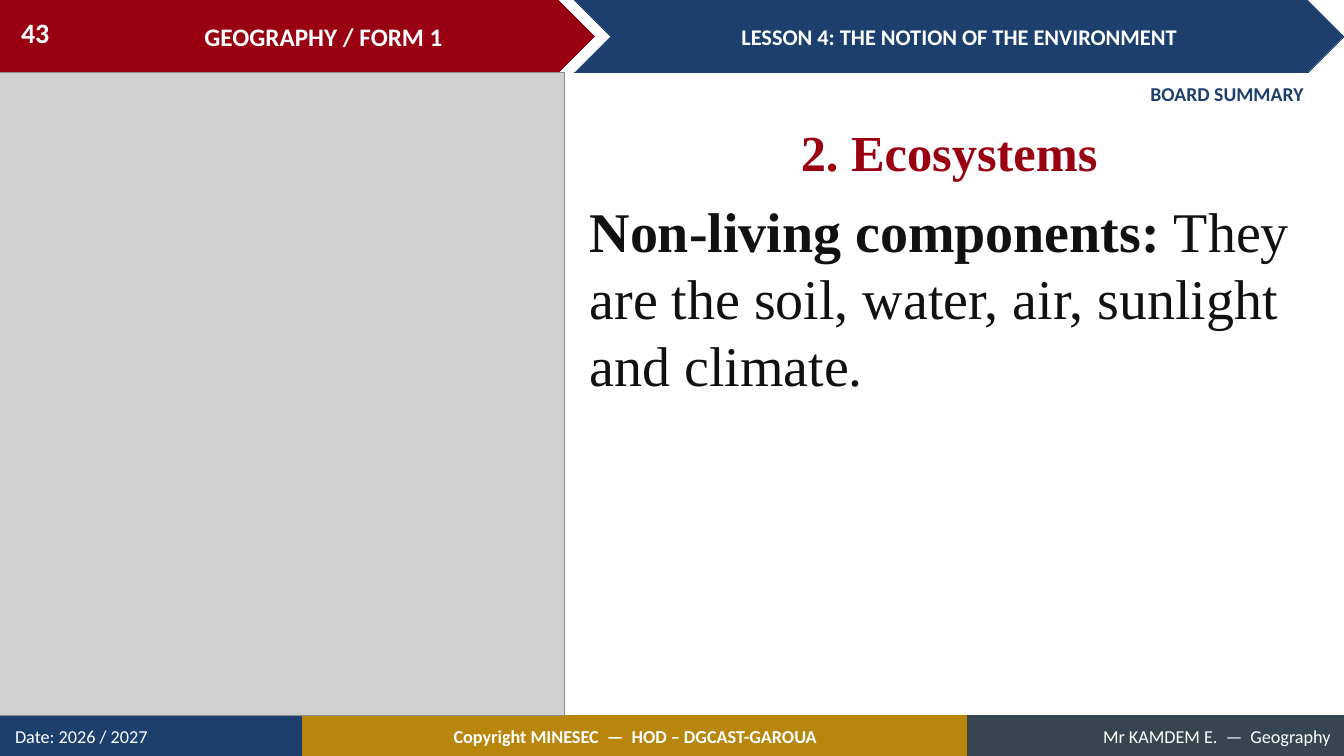
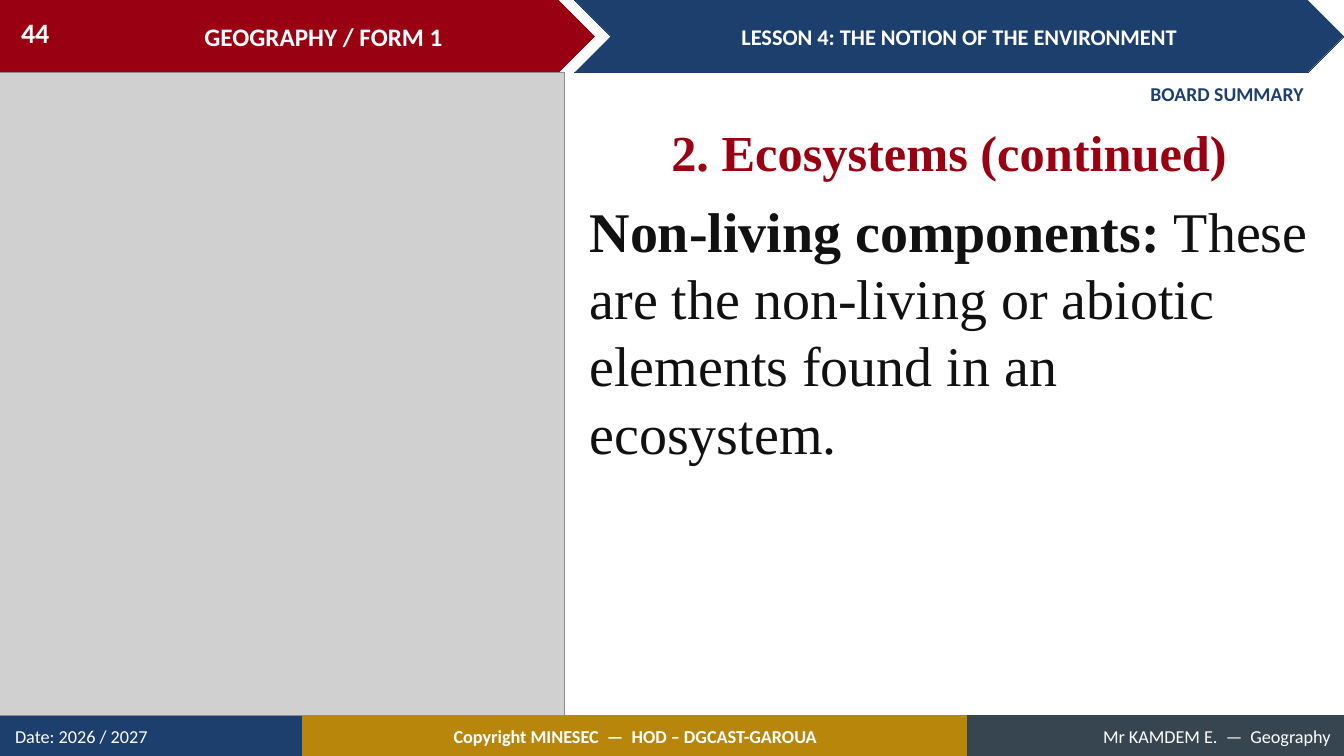
Before and after one commit to Berthautk/linea-github, a slide deck: slide 44 of lecons/F1/07_F1_M2_L04_The_Notion_of_the_Environment.pptx (slide 43 before the commit). Drawn at 1344x756 pixels with LibreOffice and Linux fonts; fonts in the diff are those of the drawing; grey boxes stand for pictures. Boxes give left, top, right and bottom in pixels: in the first picture for what was removed or moved away, otherwise in the second. Text is boxed around its words. In the diff, an @@ line names an element or a change of style, - is before the commit and + after.

```diff
--- a/lecons/F1/07_F1_M2_L04_The_Notion_of_the_Environment.pptx
+++ b/lecons/F1/07_F1_M2_L04_The_Notion_of_the_Environment.pptx
@@ page number at [21,24,49,43]: text changed @@
-43
+44
@@ text at [671,136,1226,181]: text changed @@
-2. Ecosystems
+2. Ecosystems (continued)
@@ text at [590,213,1307,464]: text changed @@
-Non-living components: They are the soil, water, air, sunlight and climate.
+Non-living components: These are the non-living or abiotic elements found in an ecosystem.
```
Also in this commit, not shown: 26 other slides changed, 12 slides added, 9 slides removed, 8 other files.
